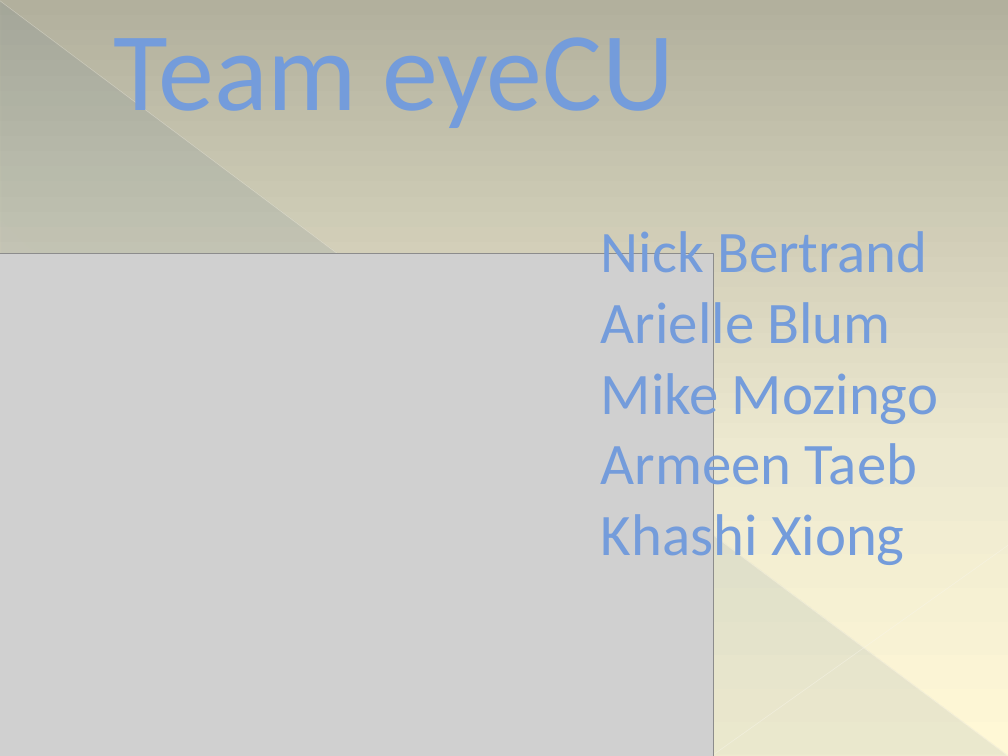
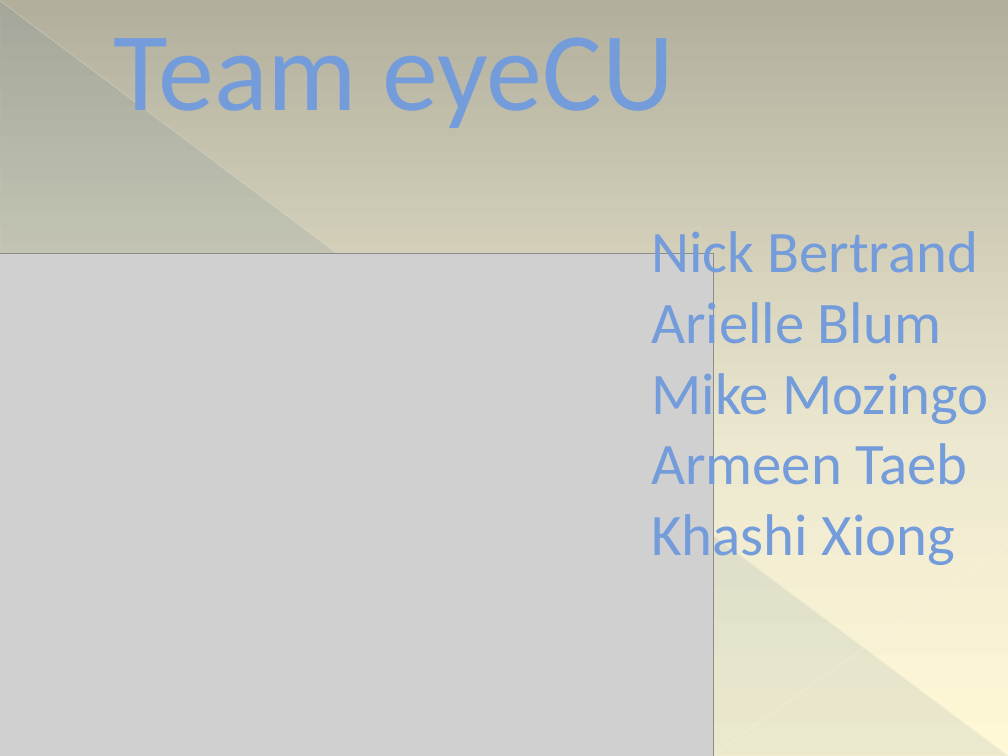
Before and after one commit to ttetelin/eyecu, a slide deck: slide 1 of PDR/PDR.pptx. Drawn at 1008x756 pixels with LibreOffice and Linux fonts; fonts in the diff are those of the drawing; grey boxes stand for pictures. Boxes give left, top, right and bottom in pixels: in the first picture for what was removed or moved away, otherwise in the second. Text is boxed around its words. In the diff, an @@ line names an element or a change of style, - is before the commit and + after.

```diff
--- a/PDR/PDR.pptx
+++ b/PDR/PDR.pptx
@@ text "Nick Bertrand": place and size @@
-text "Nick Bertrand" at (601,231,938,569)
+text "Nick Bertrand" at (651,231,988,569)
```
Also in this commit, not shown: 14 other slides changed, 4 slides added.
